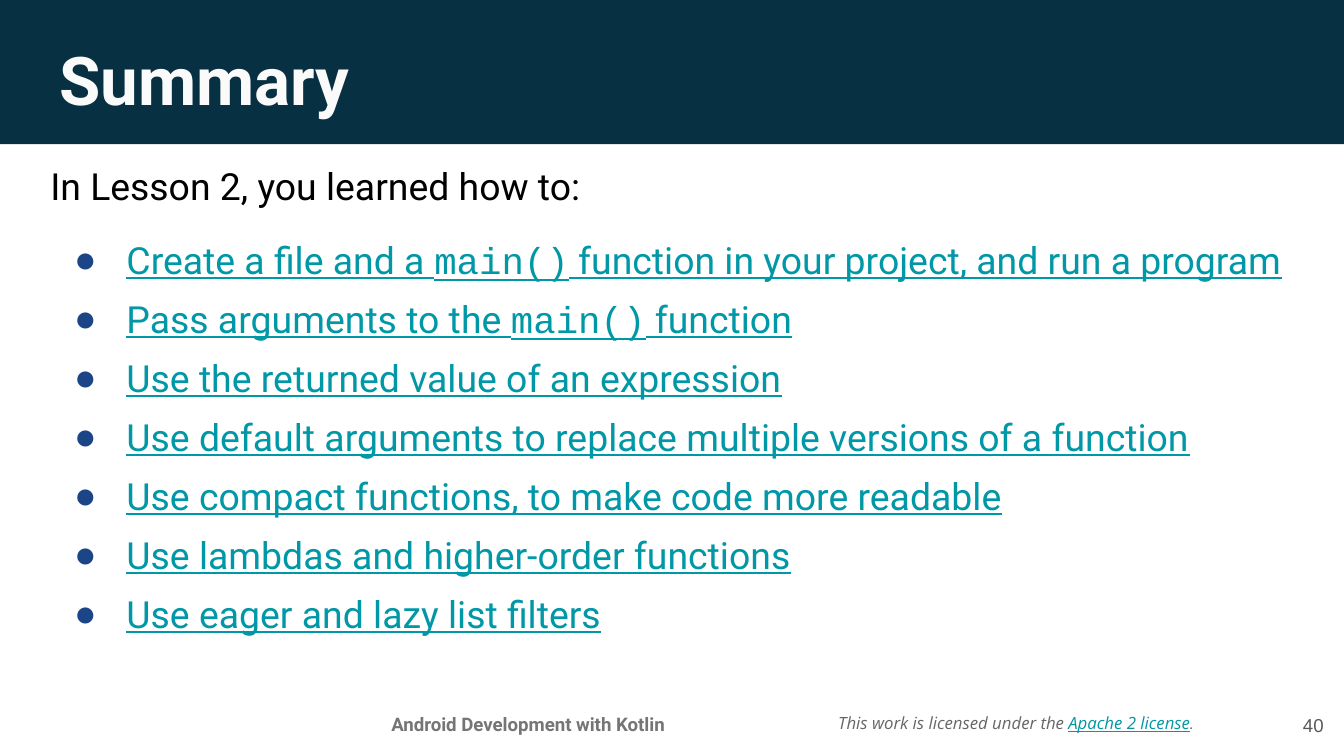
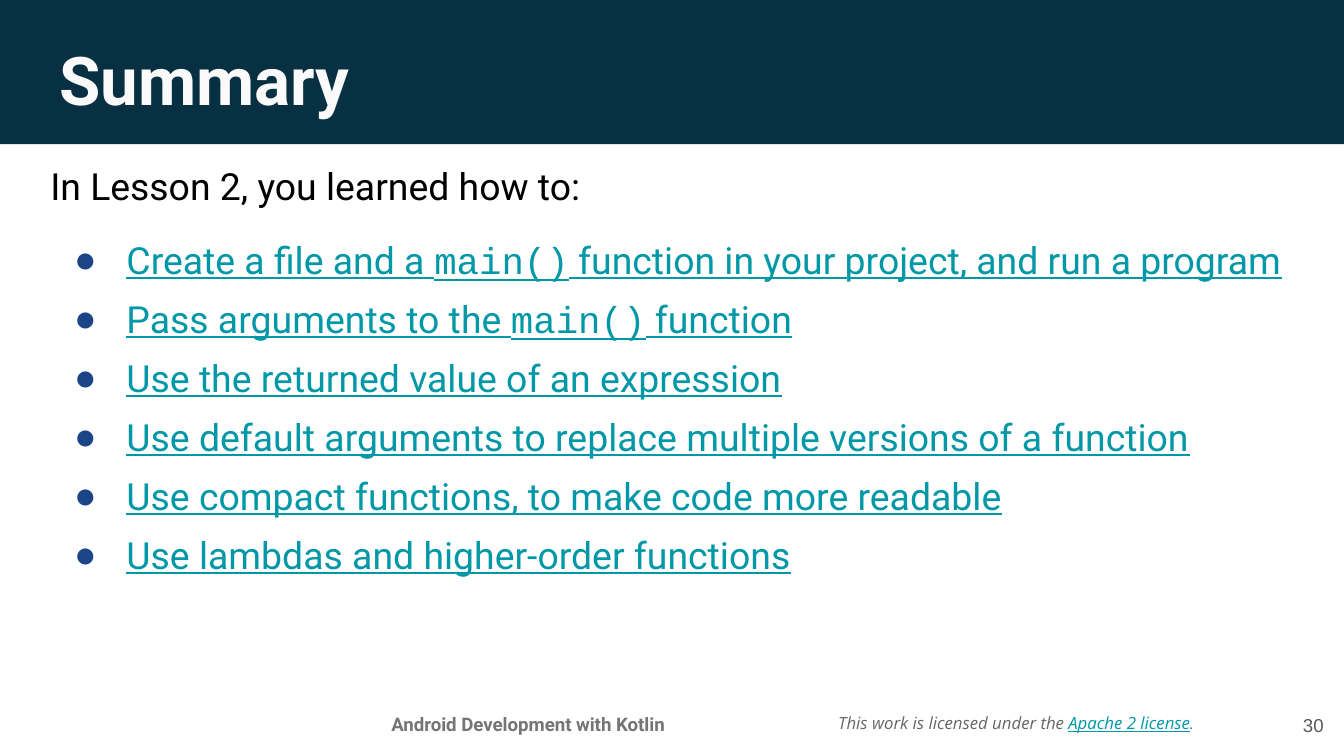
Before and after one commit to aadityaguptaa/Android-Bootcamp-PSNA, a slide deck: slide 30 of Day-0/Lesson 2_ Functions.pptx (slide 40 before the commit). Drawn at 1344x756 pixels with LibreOffice and Linux fonts; fonts in the diff are those of the drawing; background and template pictures are left out. Boxes give left, top, right and bottom in pixels: in the first picture for what was removed or moved away, otherwise in the second. Text is boxed around its words. In the diff, an @@ line names an element or a change of style, - is before the commit and + after.

```diff
--- a/Day-0/Lesson 2_ Functions.pptx
+++ b/Day-0/Lesson 2_ Functions.pptx
@@ text at <box>126,599,601,636</box>: paragraph removed @@
-● Use eager and lazy list filters
@@ page number at <box>1303,719,1324,732</box>: text changed @@
-40
+30
```
Also in this commit, not shown: 2 other slides changed, 10 slides removed, 1 other file.
